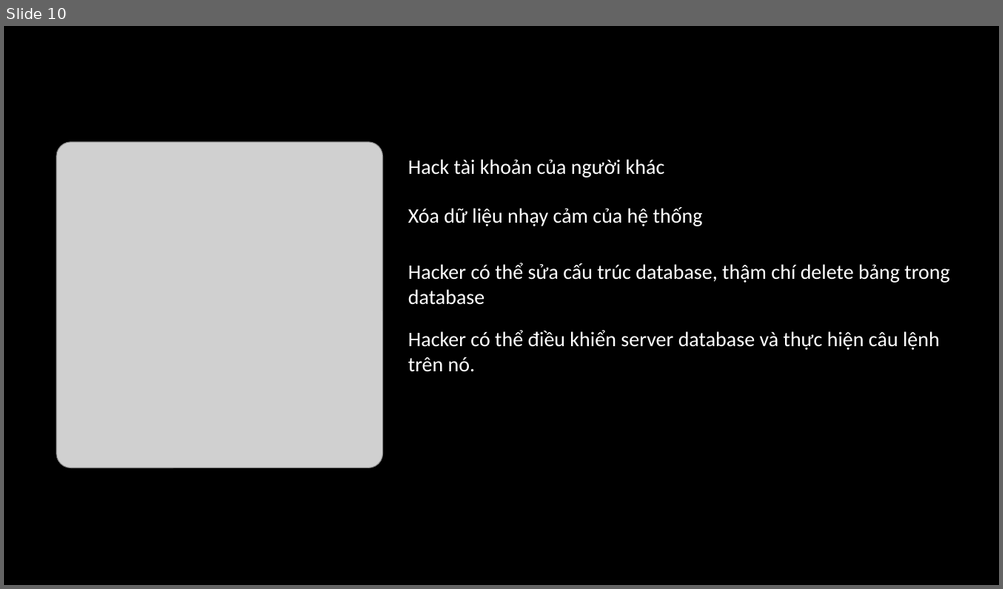
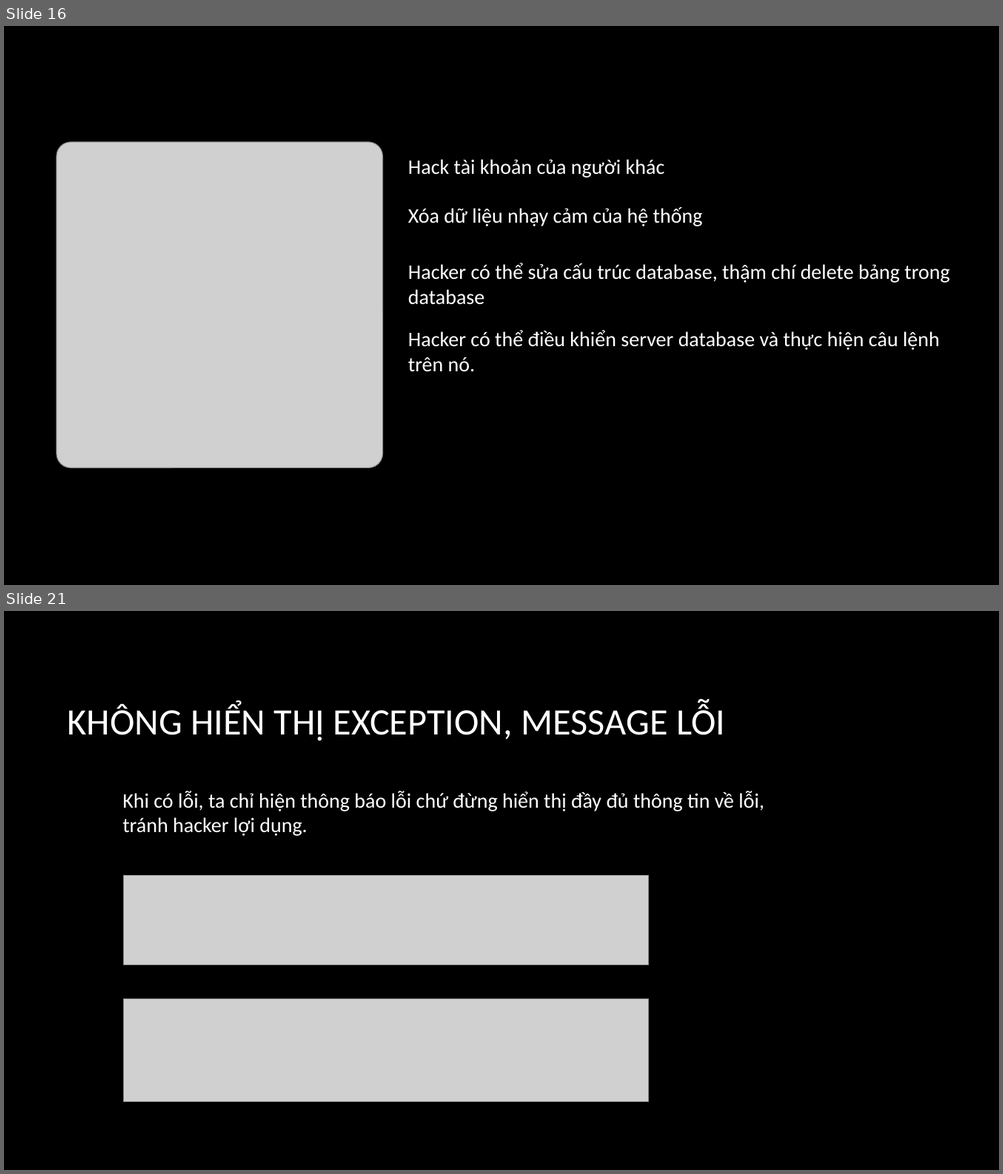
Before and after one commit to phamthanhtrungg/sql-injection, a slide deck: presentation.pptx. Shown one above the other, each under a label of ours: slide 10 before the commit, slides 16 and 21 after it; the slides between them are not shown. The pictures are 1003x589 and 1003x1174 pixels, drawn with LibreOffice and Linux fonts; fonts in the diff are those of the drawing; grey boxes stand for pictures; background and template pictures are left out. Boxes give left, top, right and bottom in pixels: in the first picture for what was removed or moved away, otherwise in the second. Text is boxed around its words. In the diff, an @@ line names an element or a change of style, - is before the commit and + after.

```diff
--- a/presentation.pptx
+++ b/presentation.pptx
@@ slide 21 added at [4,611,999,1170], background picture (left out) @@
@@ title added at [68,704,725,741], 36 pt, text #FFFFFF @@
+KHÔNG HIỂN THỊ EXCEPTION, MESSAGE LỖI
@@ text added at [122,791,764,836], 20 pt, text #FFFFFF @@
+Khi có lỗi, ta chỉ hiện thông báo lỗi chứ đừng hiển thị đầy đủ thông tin về lỗi, tránh hacker lợi dụng.
@@ picture added at [123,875,648,965] @@
@@ picture added at [123,999,648,1102] @@
@@ what was slide 10 is now slide 16 @@
```
Also in this commit, not shown: 7 slides changed, 11 other slides added, 4 slides removed, 1 other file.
